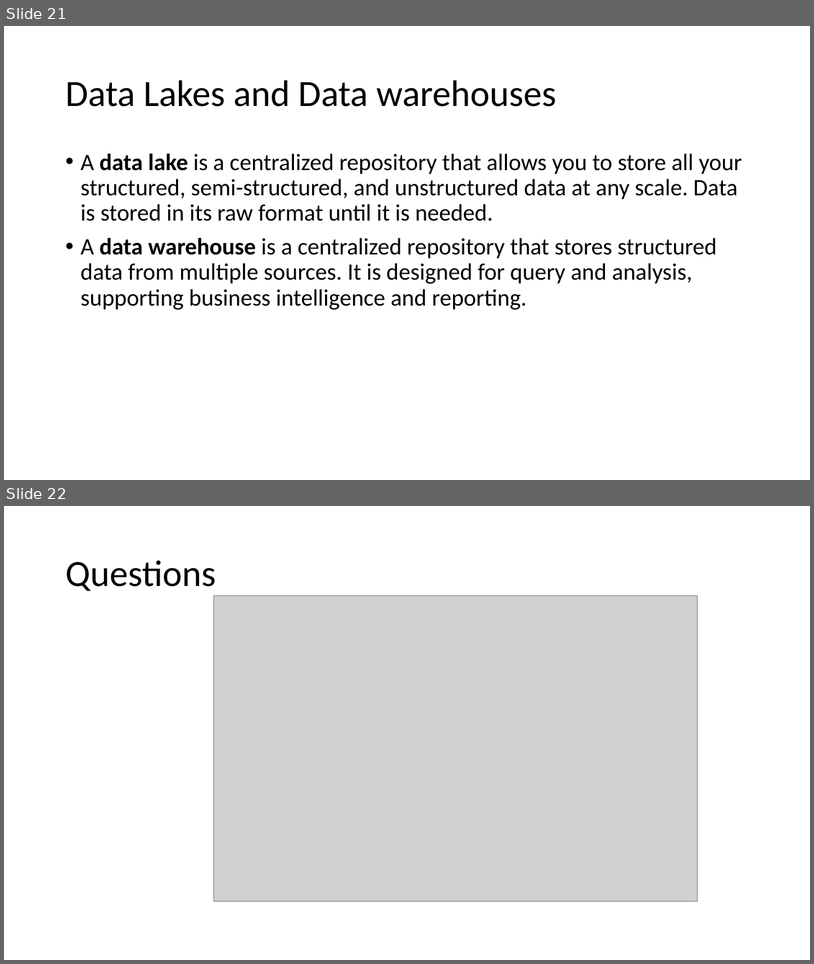
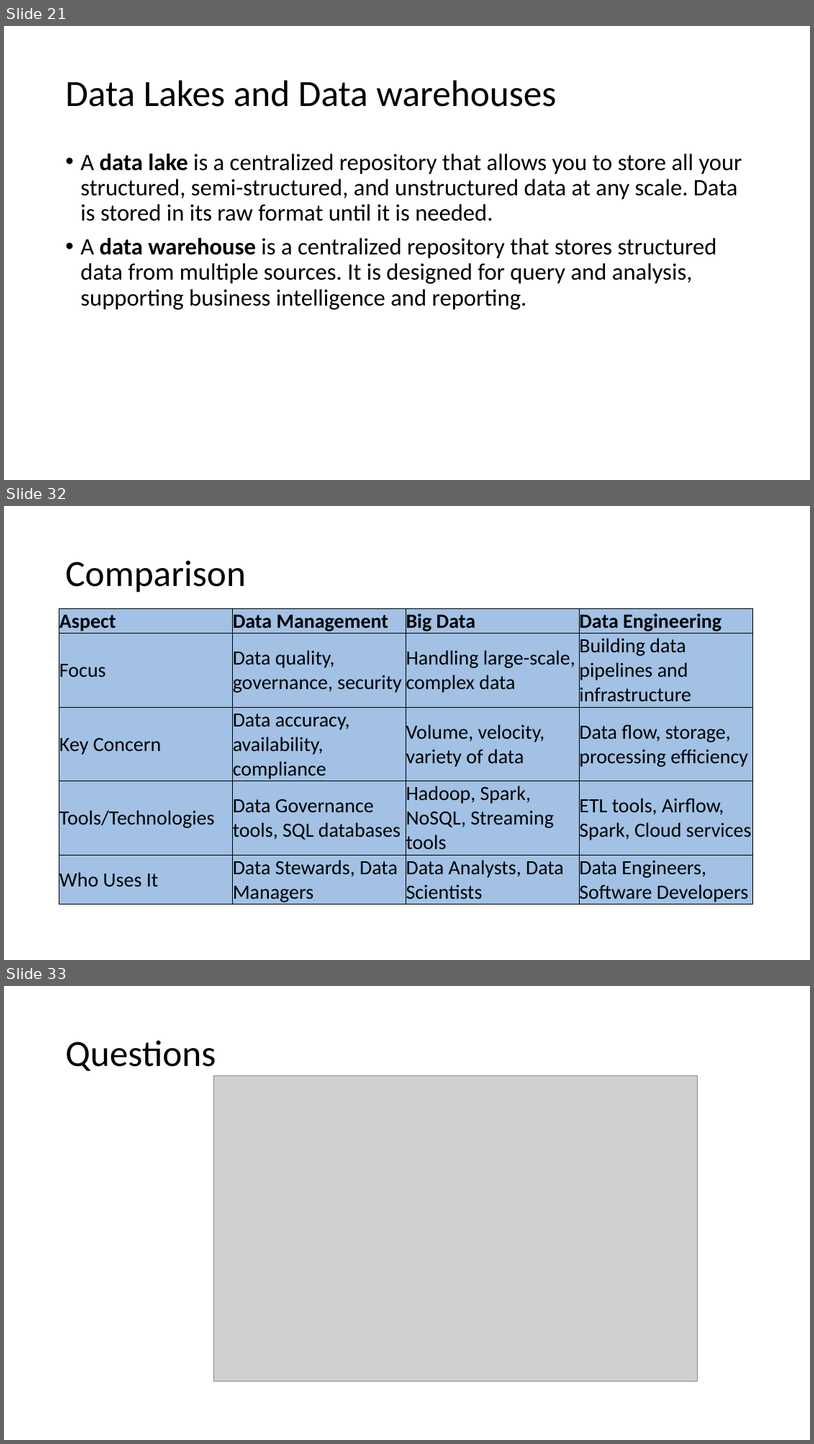
Before and after one commit to motazsaad/Exploratory-Analysis-of-Big-Data, a slide deck: materials/PPT slides/05 Exploratory analysis of Big Data and Cloud - Big Data.pptx. Shown one above the other, each under a label of ours: slides 21 and 22 before the commit, slides 21, 32 and 33 after it; the slides between them are not shown. The pictures are 814x964 and 814x1444 pixels, drawn with LibreOffice and Linux fonts; fonts in the diff are those of the drawing; grey boxes stand for pictures. Boxes give left, top, right and bottom in pixels: in the first picture for what was removed or moved away, otherwise in the second. Text is boxed around its words. In the diff, an @@ line names an element or a change of style, - is before the commit and + after.

```diff
--- a/materials/PPT slides/05 Exploratory analysis of Big Data and Cloud - Big Data.pptx
+++ b/materials/PPT slides/05 Exploratory analysis of Big Data and Cloud - Big Data.pptx
@@ slide 32 added at <box>4,506,810,960</box>, background #FFFFFF @@
@@ title added at <box>65,560,246,592</box>, 44 pt, text #000000 @@
+Comparison
@@ table added at <box>59,609,754,906</box>, 5 rows, 4 columns @@
+Aspect | Data Management | Big Data | Data Engineering
+Focus | Data quality, governance, security | Handling large-scale, complex data | Building data pipelines and infrastructure
+Key Concern | Data accuracy, availability, compliance | Volume, velocity, variety of data | Data flow, storage, processing efficiency
+Tools/Technologies | Data Governance tools, SQL databases | Hadoop, Spark, NoSQL, Streaming tools | ETL tools, Airflow, Spark, Cloud services
+Who Uses It | Data Stewards, Data Managers | Data Analysts, Data Scientists | Data Engineers, Software Developers
@@ what was slide 22 is now slide 33 @@
```
Also in this commit, not shown: 10 other slides added, 1 other file.
